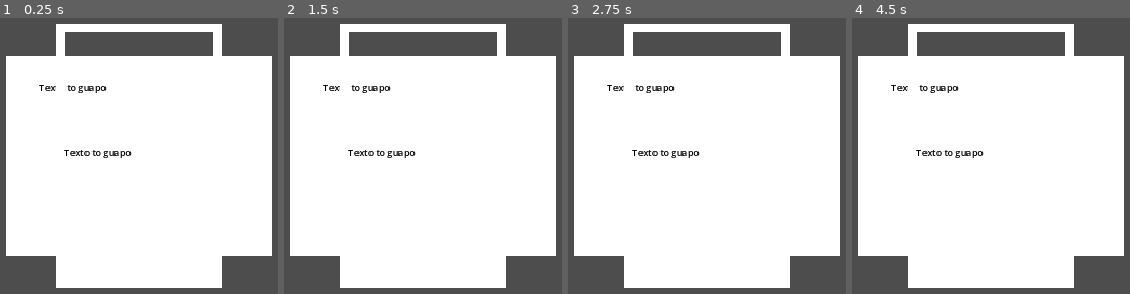
Above: before the commit, frames 1-4 (left to right).
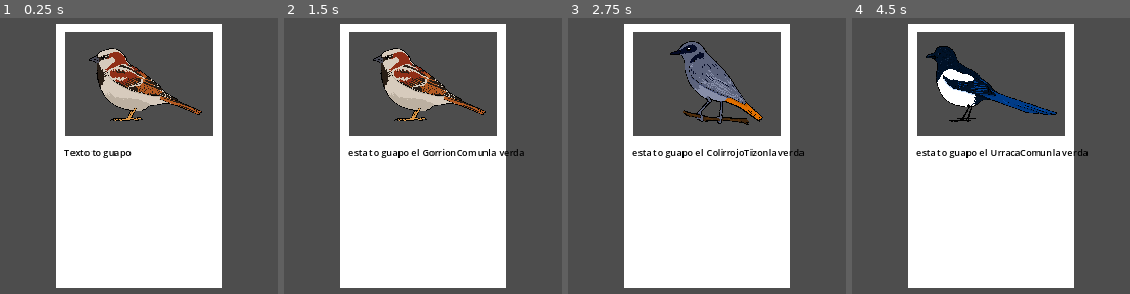
Above: after the commit, the same moments.

Repository: marmaestro/anima-vlc-7
Game: Godot game, scene res://scenes/mundo.tscn
Same seed, same stepped clock (60 frames per second), same inputs: the game is played once before the commit and once after it.
Inputs:
- Up to frame 1 (0.25 s): no input
- Up to frame 2 (1.5 s): tap Enter at 0.5 s; hold Space (Space, bound only after the commit) 0.53-1.28 s; tap Space (Space, bound only after the commit) at 1.35 s
- Up to frame 3 (2.75 s): tap Space (Space, bound only after the commit) at 2 s; hold Space (Space, bound only after the commit) from 2.03 s (still down)
- Up to frame 4 (4.5 s): tap Enter at 2.75, 4.25 s; release Space (Space, bound only after the commit) at 2.78 s; tap Space (Space, bound only after the commit) at 2.85, 3.5, 4.35 s; hold Space (Space, bound only after the commit) 3.53-4.28 s

The runs differ from the first frame. In frame 1, 42% of the frame differs, in the area x 2-98%, y 10-87%; in frame 2, 42%; in frame 3, 43%, in the area x 2-98%, y 8-87%; in frame 4, 42%.

Commit message:
cambian los pollos

Diff:
--- a/aima-vlc-7/project.godot
+++ b/aima-vlc-7/project.godot
@@ -20,6 +20,14 @@
 window/size/viewport_height=486
 window/stretch/mode="canvas_items"
 
+[input]
+
+Space={
+"deadzone": 0.5,
+"events": [Object(InputEventKey,"resource_local_to_scene":false,"resource_name":"","device":-1,"window_id":0,"alt_pressed":false,"shift_pressed":false,"ctrl_pressed":false,"meta_pressed":false,"pressed":false,"keycode":0,"physical_keycode":32,"key_label":0,"unicode":32,"location":0,"echo":false,"script":null)
+]
+}
+
 [rendering]
 
 textures/canvas_textures/default_texture_filter=0
--- a/aima-vlc-7/scenes/mundo.tscn
+++ b/aima-vlc-7/scenes/mundo.tscn
@@ -1,8 +1,10 @@
-[gd_scene load_steps=5 format=3 uid="uid://desl3ix1lirpt"]
+[gd_scene load_steps=7 format=3 uid="uid://desl3ix1lirpt"]
 
 [ext_resource type="Texture2D" uid="uid://covywg463liuk" path="res://placeholders/blank.png" id="1_uob8d"]
 [ext_resource type="Theme" uid="uid://ci77qser1elpq" path="res://themes-fonts/letter-theme.tres" id="2_kn5up"]
 [ext_resource type="Texture2D" uid="uid://ckt6mn4tvkf08" path="res://placeholders/blank-card.png" id="3_fls5y"]
+[ext_resource type="Script" path="res://scripts/card.gd" id="4_vohw1"]
+[ext_resource type="Texture2D" uid="uid://boi2812xarodr" path="res://sprites/birds/GorrionComun.png" id="5_g07ae"]
 
 [sub_resource type="SystemFont" id="SystemFont_1pq6p"]
 
@@ -10,6 +12,7 @@
 
 [node name="Canvas Letter" type="CanvasLayer" parent="."]
 layer = 2
+visible = false
 offset = Vector2(432, 243)
 transform = Transform2D(1, 0, 0, 1, 432, 243)
 
@@ -54,6 +57,12 @@
 
 [node name="Card" type="Sprite2D" parent="Canvas Character"]
 texture = ExtResource("3_fls5y")
+script = ExtResource("4_vohw1")
+
+[node name="Sprite" type="Sprite2D" parent="Canvas Character/Card"]
+position = Vector2(0, -77)
+scale = Vector2(0.238683, 0.238683)
+texture = ExtResource("5_g07ae")
 
 [node name="Container" type="Control" parent="Canvas Character/Card"]
 layout_mode = 3
@@ -70,7 +79,7 @@
 size_flags_horizontal = 0
 metadata/_edit_use_anchors_ = true
 
-[node name="Text" type="RichTextLabel" parent="Canvas Character/Card/Container"]
+[node name="Description" type="RichTextLabel" parent="Canvas Character/Card/Container"]
 clip_contents = false
 layout_mode = 1
 anchors_preset = 15
--- /dev/null
+++ b/aima-vlc-7/scripts/card.gd
@@ -0,0 +1,28 @@
+extends Sprite2D
+
+var _name : String = "pollo"
+var _spriteRoute : String = "res://sprites/birds/"
+@onready var sprite: Sprite2D = $Sprite #load(ruta)
+var _description : String = "esta to guapo el pollo ese la verda"
+@onready var description: RichTextLabel = $Container/Description
+var _neededObject : String = "palo"
+
+var _birds : Array = ["AnadeAzulon", "ColirrojoTizon", "GaviotaPatiamarilla", "GorrionComun", "SerinVerdecillo", "UrracaComun"]
+# Called when the node enters the scene tree for the first time.
+func _ready() -> void:
+	pass # Replace with function body.
+
+
+# Called every frame. 'delta' is the elapsed time since the previous frame.
+func _process(delta: float) -> void:
+	pass
+
+func _physics_process(delta: float) -> void:
+	var space = Input.is_action_pressed("Space")
+	if(space): generateNewBird()
+
+func generateNewBird()-> void:
+	_name = _birds[randi_range(0,5)]
+	sprite.texture = load(_spriteRoute+_name+".png")
+	_description = "esta to guapo el "+_name+"la verda"
+	description.text=_description
